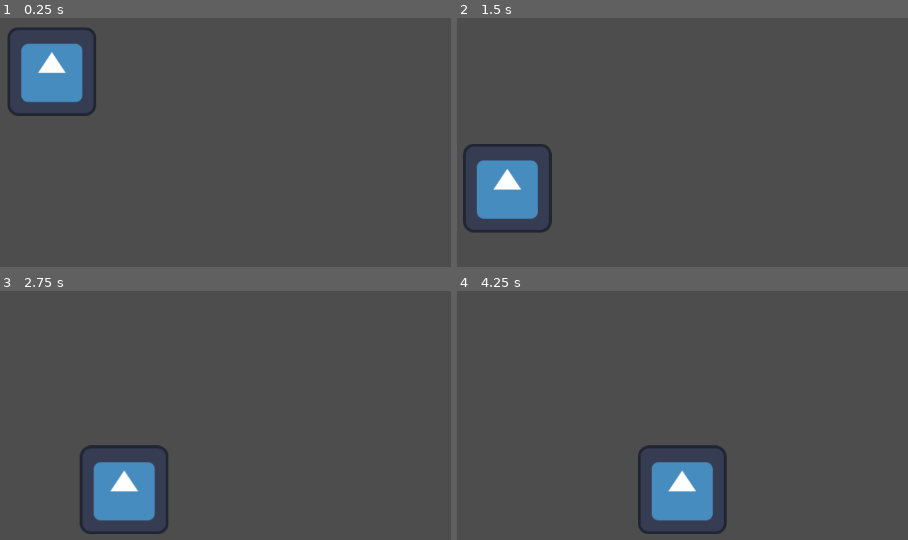
Above: before the commit, frames 1-4 (two rows, left to right).
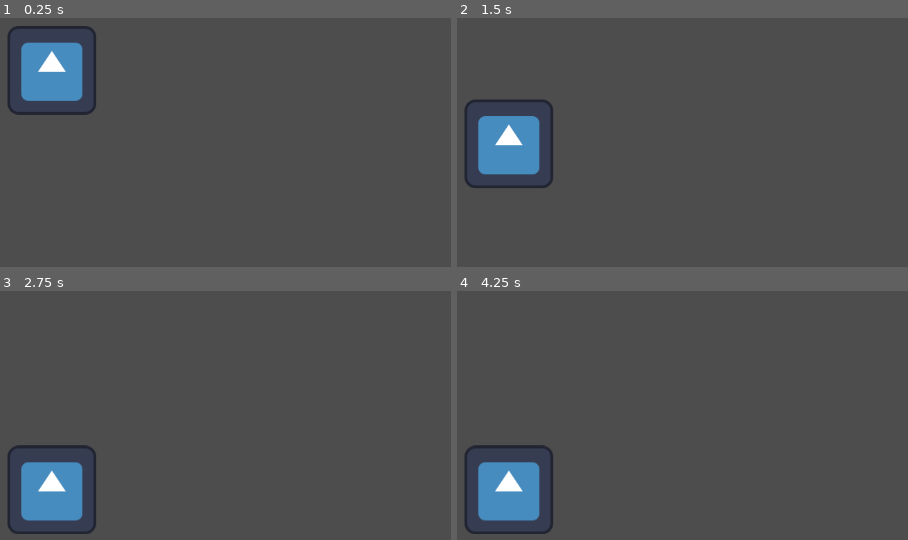
Above: after the commit, the same moments.

Repository: gg-jjg/mini-jame-gam-48
Game: Godot game, scene res://scenes/test_room.tscn
Same seed, same stepped clock (60 frames per second), same inputs: the game is played once before the commit and once after it. The engine's default icon, where the game draws it, is replaced by a stand-in: a white triangle on a blue panel in a dark square.
Inputs (mouse positions are in pixels of both pictures, inside the frame that each line leads up to):
- Up to frame 1 (0.25 s): no input
- Up to frame 2 (1.5 s): move the mouse to (691, 32) at 0.52 s; press the mouse at (691, 32) at 0.53 s; move the mouse to (outside the picture) at 1.27 s; release the mouse at (outside the picture) at 1.28 s; click (outside the picture) at 1.35 s
- Up to frame 3 (2.75 s): move the mouse to (outside the picture) at 2.02 s; press the mouse at (outside the picture) at 2.03 s
- Up to frame 4 (4.25 s): move the mouse to (475, 417) at 2.77 s; release the mouse at (475, 417) at 2.78 s; click (475, 417) at 2.85 s; move the mouse to (754, 395) at 3.52 s; press the mouse at (754, 395) at 3.53 s

The runs differ from the first frame. In frame 1, 0.6% of the frame differs, in the area x 1-22%, y 3-40%; in frame 2, 6.2%; in frame 3, 7.9%; in frame 4, 8.4%, in the area x 1-60%, y 61-98%.

Commit message:
Selectable objects + individual gravity
Crated grav_object script, this is used on PlayerController2D nodes, you can select with right mouse.

Diff:
--- a/scenes/test_room.tscn
+++ b/scenes/test_room.tscn
@@ -1,11 +1,20 @@
-[gd_scene load_steps=5 format=3 uid="uid://bso7ct61d13ir"]
+[gd_scene load_steps=10 format=3 uid="uid://bso7ct61d13ir"]
 
 [ext_resource type="PackedScene" uid="uid://c7f75ymb1g8nc" path="res://scenes/pen.tscn" id="1_o251a"]
 [ext_resource type="PackedScene" uid="uid://c7wd6p53apsik" path="res://scenes/game_manager.tscn" id="1_qjn2x"]
 [ext_resource type="PackedScene" uid="uid://c3wvh0c85u3r6" path="res://scenes/player.tscn" id="1_xew7u"]
+[ext_resource type="Script" path="res://scripts/Pen.gd" id="3_ncwib"]
+[ext_resource type="Script" path="res://scripts/grav_object.gd" id="5_g4f3j"]
+[ext_resource type="Script" path="res://scripts/mouse_select.gd" id="5_xlr15"]
 
 [sub_resource type="RectangleShape2D" id="RectangleShape2D_hn0kp"]
 size = Vector2(1103, 25)
+
+[sub_resource type="RectangleShape2D" id="RectangleShape2D_2tcac"]
+size = Vector2(63.5, 65.5)
+
+[sub_resource type="CircleShape2D" id="CircleShape2D_kevr1"]
+radius = 4.0
 
 [node name="TestRoom" type="Node2D"]
 
@@ -13,6 +22,7 @@
 unique_name_in_owner = true
 
 [node name="Pen" parent="." instance=ExtResource("1_o251a")]
+script = ExtResource("3_ncwib")
 
 [node name="Area2D3" type="StaticBody2D" parent="."]
 position = Vector2(560, 14)
@@ -44,3 +54,24 @@
 
 [node name="CollisionShape2D" type="CollisionShape2D" parent="Area2D4"]
 shape = SubResource("RectangleShape2D_hn0kp")
+
+[node name="Box1" type="CharacterBody2D" parent="."]
+position = Vector2(276, 398)
+script = ExtResource("5_g4f3j")
+
+[node name="CollisionShape2D" type="CollisionShape2D" parent="Box1"]
+shape = SubResource("RectangleShape2D_2tcac")
+
+[node name="Area2D5" type="Area2D" parent="."]
+script = ExtResource("5_xlr15")
+
+[node name="CollisionShape2D" type="CollisionShape2D" parent="Area2D5"]
+shape = SubResource("CircleShape2D_kevr1")
+
+[node name="Box2" type="CharacterBody2D" parent="."]
+position = Vector2(383, 334)
+script = ExtResource("5_g4f3j")
+keep_gravity = false
+
+[node name="CollisionShape2D" type="CollisionShape2D" parent="Box2"]
+shape = SubResource("RectangleShape2D_2tcac")
--- a/scripts/game_manager.gd
+++ b/scripts/game_manager.gd
@@ -8,6 +8,8 @@
 	">": Vector2.RIGHT
 }
 
+var selected_object
+
 func set_gesture(val):
 	gesture = val
 	#print("Setting the gesture: ", gesture)
--- /dev/null
+++ b/scripts/grav_object.gd
@@ -0,0 +1,74 @@
+extends CharacterBody2D
+
+@export var selectable = true
+@export var grav_h = true
+@export var grav_v = true
+@export var GRAVITY:float = 9.8
+@export var SCALE:float = 10
+var gesture  = "V" #default, will be changed by either GM gesture or default_gesture if keep_gravity is disabled
+
+
+@export var keep_gravity = true #if set to false, object will go back to default gravity (below) when not selected.
+@export var default_gesture = "V"
+
+
+var speed_x:float = 0
+var speed_y:float = 0
+var grav_vect:Vector2 = Vector2.DOWN
+var last_saved = [Vector2.ZERO, Vector2.ZERO]
+
+func set_selected(): #called by mouse_select, just tells game manager that this is the currently selected object
+	GameManager.selected_object = self
+	GameManager.set_gesture(gesture) #set GM gravity to the object's CURRENT gravity, that way it doesn't start moving right as you select it
+	return #idk why this is here I don't fell like getting rid of it
+
+func _process(_delta):
+
+	if GameManager.selected_object != self: #if we are NOT the selected object
+		if !keep_gravity: #if keep gravity is turned off, revert to our original/default gravity
+			gesture = default_gesture
+		else: #if we aren't reverting to default gravity then don't do anything
+			return
+	else: #if we ARE selected, sync with the GM gravity so that the pen can update us
+		gesture = GameManager.gesture
+	grav_vect = GameManager.gesture_map[gesture] #regardless of whether we're selected, check GM for the gravity vector corresponding to our gesture (this is here so that keep_gravity false works)
+
+
+
+	match gesture:
+		"Λ", "V":
+			if (gesture == "Λ" and last_saved[0] == Vector2.DOWN) || (gesture == "V" and last_saved[0] == Vector2.UP):
+				speed_y *= -1
+			last_saved[0] = grav_vect
+			speed_y += 1
+		"<", ">":
+			if (gesture == "<" and last_saved[1] == Vector2.RIGHT) || (gesture == ">" and last_saved[1] == Vector2.LEFT):
+				speed_x *= -1
+			last_saved[1] = grav_vect
+			speed_x += 1
+
+func _physics_process(_delta):
+
+	up_direction=-grav_vect #used to check if we're on floors or ceilings
+
+	var vel_x = 0
+	var vel_y = 0
+
+	if is_on_ceiling(): #for some reason it gets stuck sometimes so this gives it a little boost
+		speed_y = 1
+		speed_x = 1
+	if is_on_floor(): #stop moving if we're on the floor
+		speed_x = 0
+		speed_y = 0
+	else: #if we're not on the floor, set up our x and y velocities (so that if we change gravity we keep coasting a bit)
+		if(grav_vect == Vector2.RIGHT || grav_vect == Vector2.LEFT):
+			vel_x = grav_vect.x*speed_x
+			vel_y = velocity.y
+			speed_x += GRAVITY*SCALE/60
+		if(grav_vect == Vector2.UP || grav_vect == Vector2.DOWN):
+			vel_x = velocity.x
+			vel_y = grav_vect.y*speed_y
+			speed_y += GRAVITY*SCALE/60
+
+	velocity = Vector2(vel_x,vel_y)
+	move_and_slide()
--- /dev/null
+++ b/scripts/mouse_select.gd
@@ -0,0 +1,19 @@
+extends Area2D
+
+func _input(event):
+	if event is InputEventMouseButton and event.pressed:
+		match event.button_index:
+			MOUSE_BUTTON_RIGHT:
+				print("Mouse click ", event.position)
+				self.global_position = event.global_position
+
+func _ready():
+	connect("body_entered", _on_body_entered)
+
+func _on_body_entered(body):
+	var bodies = get_overlapping_bodies()
+	for bd in bodies:
+		print(bd)
+		if bd.has_method("set_selected"):
+			bd.set_selected()
+			return
--- a/scripts/player.gd
+++ b/scripts/player.gd
@@ -40,6 +40,8 @@
 	move_and_slide()
 
 func _process(_delta):
+	if GameManager.selected_object != self:
+		return
 	var gesture = GameManager.gesture
 	grav_vect = GameManager.gesture_map[gesture]
 
